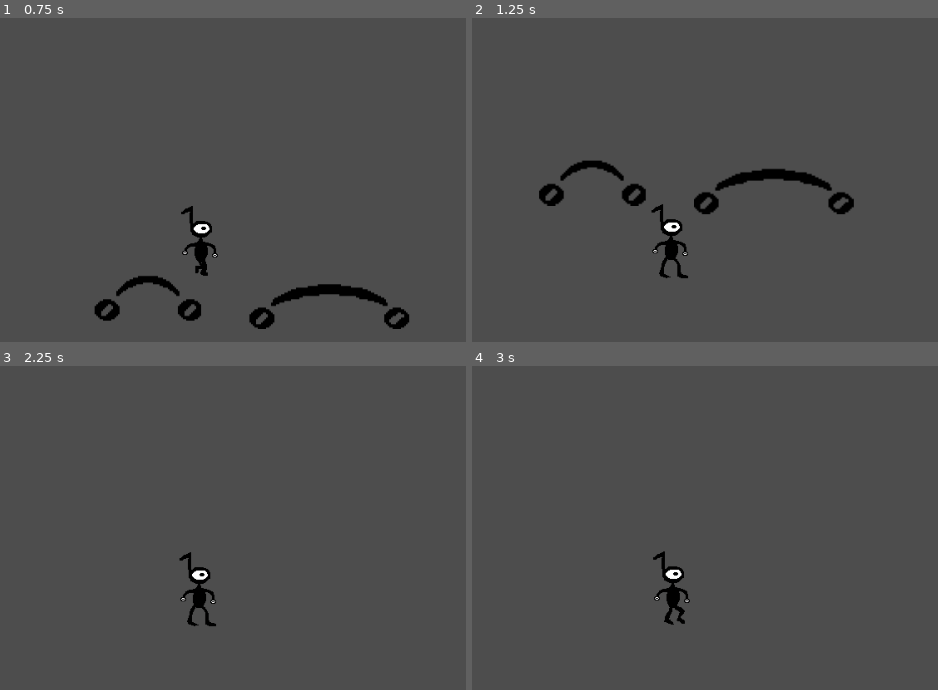
Above: before the commit, frames 1-4 (two rows, left to right).
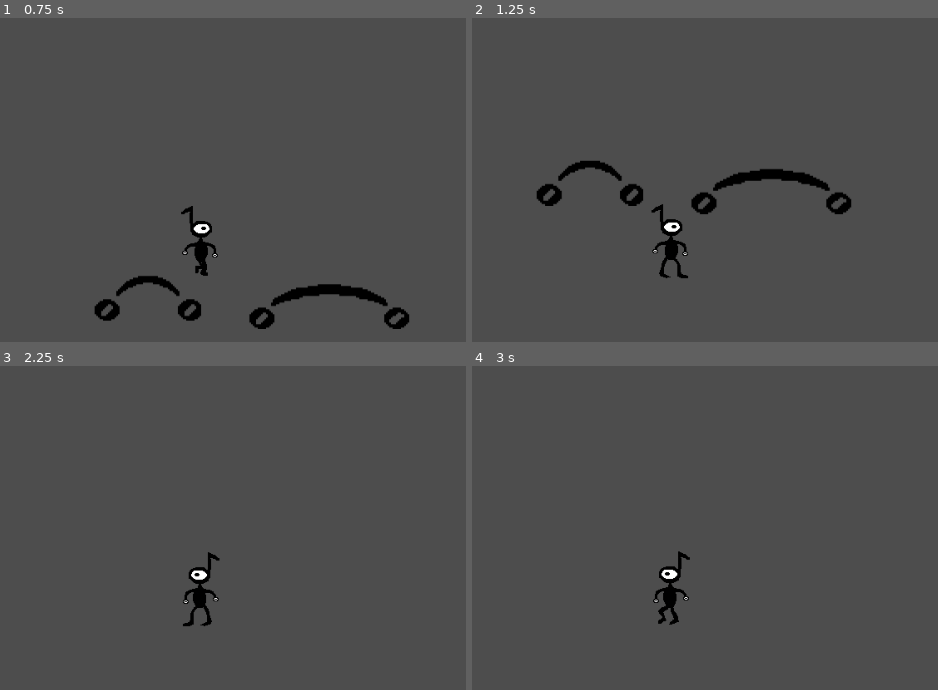
Above: after the commit, the same moments.

Repository: TechPowerAwaits/MRUHacks-2026
Game: Godot game, scene res://scenes/playertest.tscn
The game is run twice, just before and just after one commit, with the same random seed, the same clock (stepped at 60 frames per second) and the same inputs. This scene is started directly instead of the project's main scene.
Inputs:
- Up to frame 1 (0.75 s): tap Enter at 0.5 s; hold D (move_right) from 0.53 s (still down); tap Space (jump) at 0.6 s
- Up to frame 2 (1.25 s): keep holding D (move_right); tap Space (jump) at 0.77, 1.07 s
- Up to frame 3 (2.25 s): tap Space (jump) at 1.35, 1.52, 1.82, 2.1 s; release D (move_right) at 2.03 s; hold A (move_left) from 2.03 s (still down)
- Up to frame 4 (3 s): keep holding A (move_left); tap Space (jump) at 2.85 s

Frame 1 is identical in both runs. In frame 2, 0.7% of the frame differs, in the area x 13-82%, y 43-61%; in frame 3, 0.4%; in frame 4, 0.7%.

Commit message:
Remove state from Player
Causes too many issues. Prevented us from walking and jumping
at the same time.

Diff:
--- a/scenes/player.gd
+++ b/scenes/player.gd
@@ -1,12 +1,10 @@
 extends CharacterBody2D
-
-enum {IDLE, WALK, PREP_JUMP, JUMP}
 
 @export var speed = 300.0
 @export var short_jump_speed = 400.0
 @export var long_jump_speed = 800.0
 
-@onready var state = IDLE
+@onready var jumping = false
 
 func _ready():
 	# There is supposed to be a property that allows you to autoplay an animation.
@@ -30,27 +28,24 @@
 func handle_jump():
 	if is_on_floor():
 		if Input.is_action_just_pressed("jump"):
-			state = PREP_JUMP
+			jumping = true
 			$LongJumpTimer.start()
 		if Input.is_action_just_released("jump"):
 			$LongJumpTimer.stop()
-			if state == PREP_JUMP:
+			if jumping:
 				velocity.y += -short_jump_speed
-				state = IDLE
+				jumping = false
 
 
 func handle_move():
-	if state != PREP_JUMP:
-		var direction := Input.get_axis("move_left", "move_right")
-		if direction:
-			state = WALK
-			$AnimatedSprite2D.flip_h = (direction < 0)
-			$AnimatedSprite2D.play("walking")
-			velocity.x = direction * speed
-		else:
-			state = IDLE
-			$AnimatedSprite2D.play("default")
-			velocity.x = move_toward(velocity.x, 0, speed)
+	var direction := Input.get_axis("move_left", "move_right")
+	if direction:
+		$AnimatedSprite2D.flip_h = (direction < 0)
+		$AnimatedSprite2D.play("walking")
+		velocity.x = direction * speed
+	else:
+		$AnimatedSprite2D.play("default")
+		velocity.x = move_toward(velocity.x, 0, speed)
 
 
 func handle_angles():
@@ -62,6 +57,6 @@
 
 
 func _on_long_jump_timer_timeout() -> void:
-	if is_on_floor() and state == PREP_JUMP:
+	if is_on_floor() and jumping:
 		velocity.y += -long_jump_speed
-		state = IDLE
+		jumping = false
